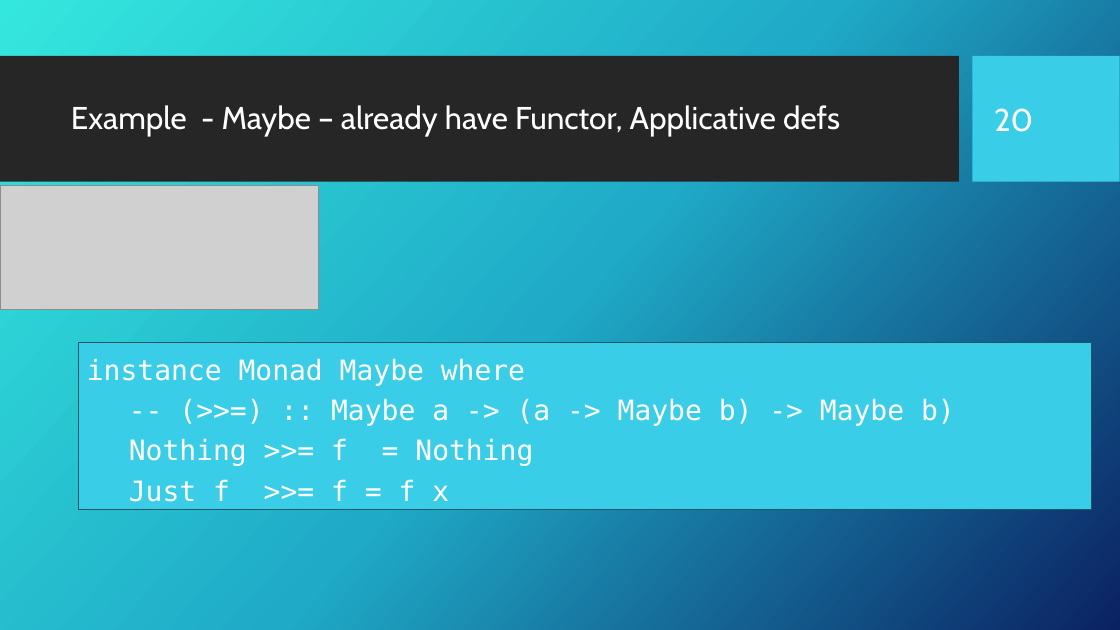
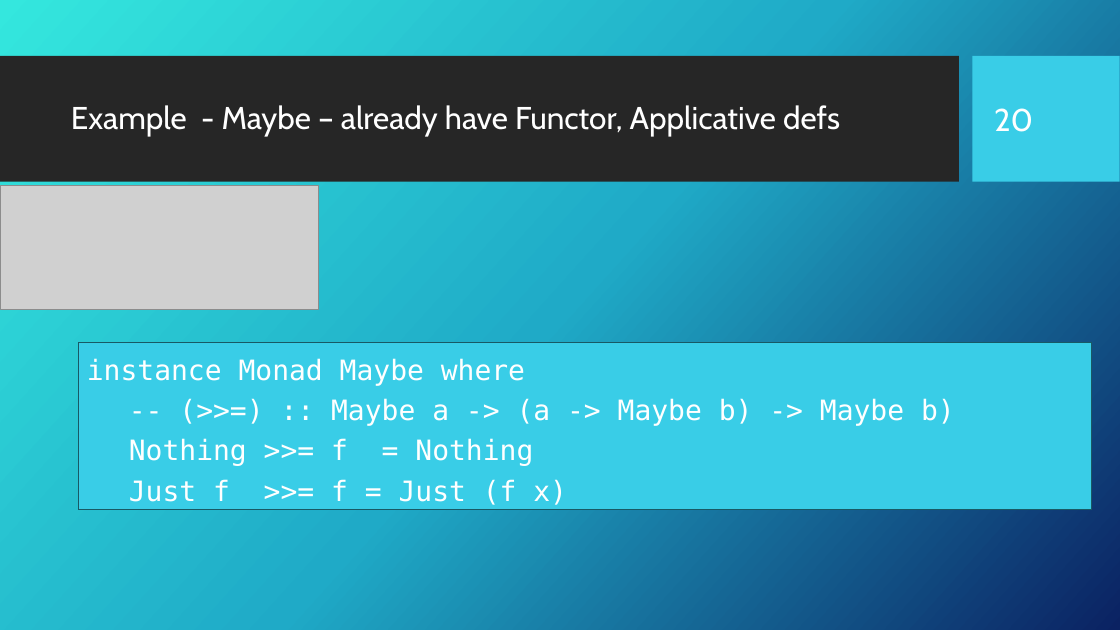
Before and after one commit to Fun-Prog-26/fun-prog-26, a slide deck: slide 21 of topic12-monads/unit-12a-lectures/talk-1/a-monads.pptx. Drawn at 1120x630 pixels with LibreOffice and Linux fonts; fonts in the diff are those of the drawing; grey boxes stand for pictures; background and template pictures are left out. Boxes give left, top, right and bottom in pixels: in the first picture for what was removed or moved away, otherwise in the second. Text is boxed around its words. In the diff, an @@ line names an element or a change of style, - is before the commit and + after.

```diff
--- a/topic12-monads/unit-12a-lectures/talk-1/a-monads.pptx
+++ b/topic12-monads/unit-12a-lectures/talk-1/a-monads.pptx
@@ text in rectangle at [129,479,567,505]: text changed @@
-Just f >>= f = f x
+Just f >>= f = Just (f x)
```
Also in this commit, not shown: 5 other slides changed, 5 other files.
